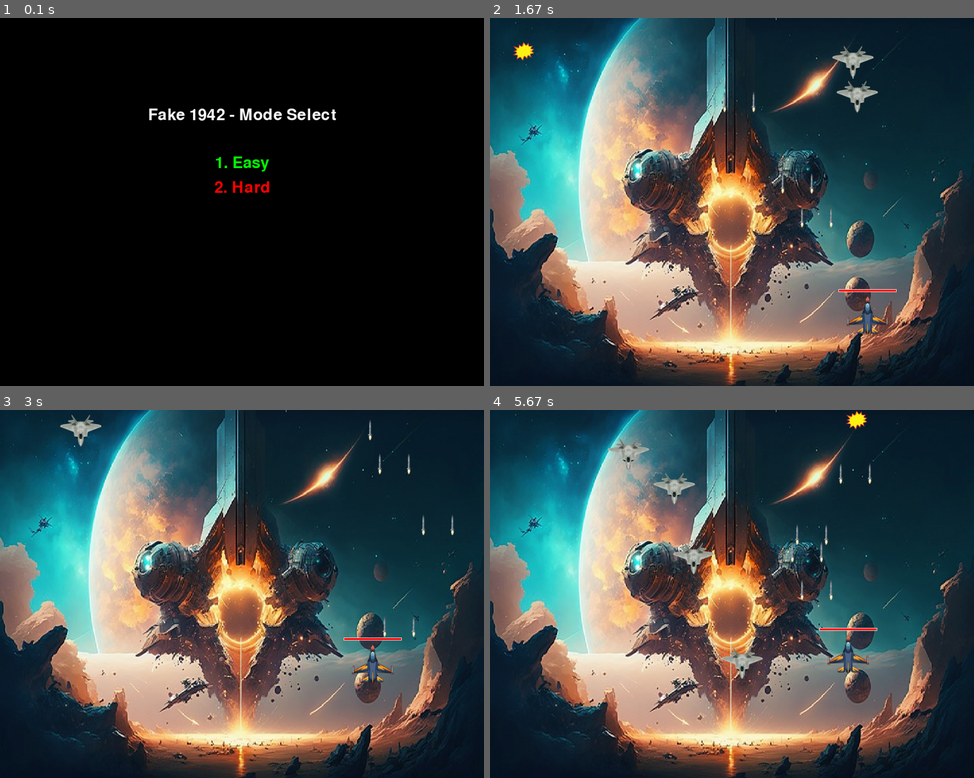
Above: before the commit, frames 1-4 (two rows, left to right).
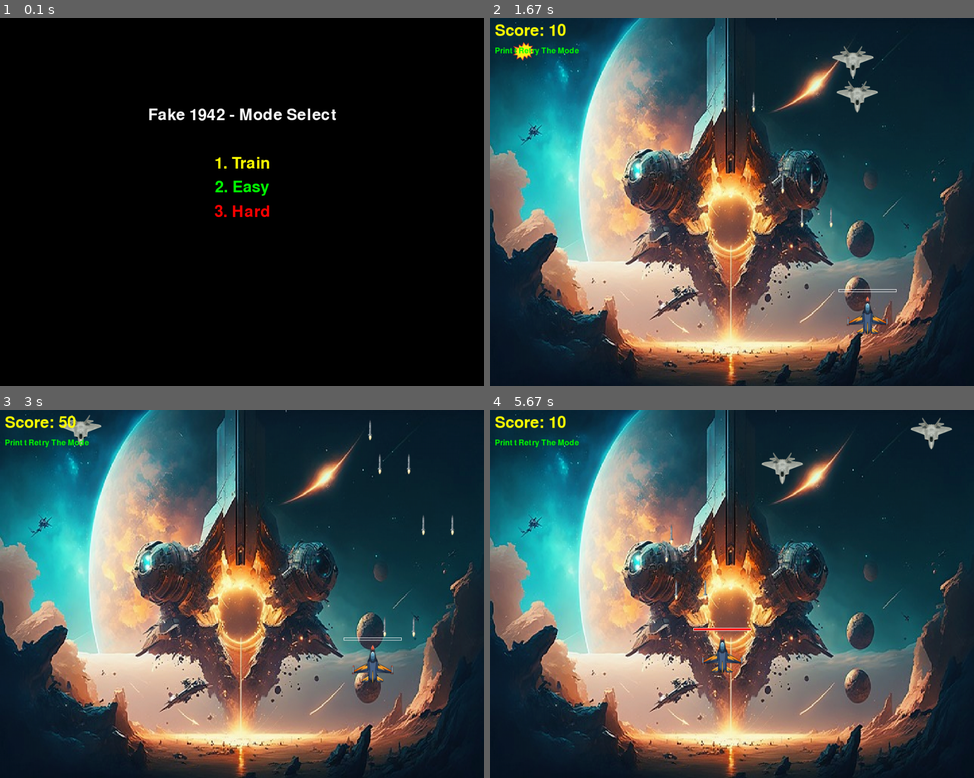
Above: after the commit, the same moments.

Repository: ray50112/pygame1945
Game: pygame game, started from main.py
Same seed, same stepped clock (60 frames per second), same inputs: the game is played once before the commit and once after it.
Inputs:
- Up to frame 1 (0.1 s): no input
- Up to frame 2 (1.67 s): tap 1 at 0.33 s; hold Space 0.67-1.13 s; hold D 0.67-1.13 s; hold D 1.17-1.63 s; tap Space at 1.23, 1.53 s
- Up to frame 3 (3 s): hold W 1.67-1.97 s; tap Space at 1.73, 2.07, 2.37, 2.57, 2.87 s; hold D 2-2.47 s; hold A from 2.5 s (still down)
- Up to frame 4 (5.67 s): release A at 3.03 s; hold S 3.07-3.37 s; tap Space at 3.13, 3.8, 4.1, 4.57, 4.87, 5, 5.4 s; tap T at 3.4 s; hold R 3.73-4.13 s; tap 2 at 4.17 s; hold A 4.5-4.9 s; hold W 4.93-5.3 s; hold D from 5.33 s (still down)

The runs differ from the first frame. In frame 1, 0.6% of the frame differs, in the area x 44-56%, y 37-55%; in frame 2, 0.5%; in frame 3, 0.5%; in frame 4, 3.2%, in the area x 1-96%, y 0-74%.

Commit message:
add score & restart

Diff:
--- a/main.py
+++ b/main.py
@@ -4,138 +4,152 @@
 from mymissile import MyMissile
 from myenemy import Enemy
 from myexplosion import Explosion
-from mymenu import Menu, GameOver
+from mymenu import Menu, GameOver, ScoreBoard
 import random
 
-parent_path = Path(__file__).parents[0]
-image_path = parent_path / 'res'
-print(image_path)
-icon_path = image_path / 'airplane.png'
+def main():
+    parent_path = Path(__file__).parents[0]
+    image_path = parent_path / 'res'
+    print(image_path)
+    icon_path = image_path / 'airplane.png'
 
-Missiles = []
-Enemys = []
-Booms = []
+    Missiles = []
+    Enemys = []
+    Booms = []
 
-pygame.init()
+    pygame.init()
 
-launchMissile = pygame.USEREVENT + 1
-launchEnemy = pygame.USEREVENT + 2
-screenHigh = 760
-screenWidth = 1000
-playground = [screenWidth, screenHigh]
-screen = pygame.display.set_mode((screenWidth, screenHigh))
+    launchMissile = pygame.USEREVENT + 1
+    launchEnemy = pygame.USEREVENT + 2
+    screenHigh = 760
+    screenWidth = 1000
+    playground = [screenWidth, screenHigh]
+    screen = pygame.display.set_mode((screenWidth, screenHigh))
 
-font = pygame.font.SysFont(None, 48)
-menu = Menu(screen, font)
-mode, enemy_interval = menu.run()
+    font = pygame.font.SysFont(None, 48)
+    font1 = pygame.font.SysFont(None, 24)
+    menu = Menu(screen, font)
+    menu.run()
+    scoreboard = ScoreBoard(screen, font, font1)
+    pygame.display.set_caption('Fake 1942')
+    icon = pygame.image.load(icon_path)
+    pygame.display.set_icon(icon)
+    bg_path = image_path / 'bg.jpg'
+    background = pygame.image.load(bg_path).convert()
+    background = pygame.transform.scale(background, (screenWidth, screenHigh))
 
-pygame.display.set_caption('Fake 1942')
-icon = pygame.image.load(icon_path)
-pygame.display.set_icon(icon)
-bg_path = image_path / 'bg.jpg'
-background = pygame.image.load(bg_path).convert()
-background = pygame.transform.scale(background, (screenWidth, screenHigh))
+    running = True
+    fps = 120
+    clock = pygame.time.Clock()
+    movingScale = 600 / fps
+    player = Player(playground=playground, sensitivity=movingScale, maxhp = menu._hp)
+    keyCountX = 0
+    keyCountY = 0
+    pygame.time.set_timer(launchEnemy, menu._interval)
 
-running = True
-fps = 120
-clock = pygame.time.Clock()
-movingScale = 600 / fps
-player = Player(playground=playground, sensitivity=movingScale)
-keyCountX = 0
-keyCountY = 0
-pygame.time.set_timer(launchEnemy, enemy_interval)
+    while running:
 
-while running:
+        for event in pygame.event.get():
+            if event.type == pygame.QUIT:
+                running =False
 
-    for event in pygame.event.get():
-        if event.type == pygame.QUIT:
-            running =False
-
-        if event.type == launchMissile:
-            m_x = player.x + 20
-            m_y = player.y
-            Missiles.append(MyMissile(xy=(m_x, m_y), playground=playground, sensitivity=movingScale))
-            m_x = player.x + 80
-            Missiles.append(MyMissile(playground, (m_x, m_y), movingScale))
-
-        if event.type == launchEnemy:
-            m_x = random.randint(50, screenWidth - 100)
-            m_y = -50
-            Enemys.append(Enemy(xy=(m_x, m_y), playground=playground, sensitivity=movingScale))
-
-
-        if event.type == pygame.KEYDOWN:
-            if event.key == pygame.K_a:
-                keyCountX += 1
-                player.to_the_left()
-            if event.key == pygame.K_d:
-                keyCountX += 1
-                player.to_the_right()
-            if event.key == pygame.K_s:
-                keyCountY += 1
-                player.to_the_bottom()
-            if event.key == pygame.K_w:
-                keyCountY += 1
-                player.to_the_top()
-            if event.key == pygame.K_SPACE:
+            if event.type == launchMissile:
                 m_x = player.x + 20
                 m_y = player.y
                 Missiles.append(MyMissile(xy=(m_x, m_y), playground=playground, sensitivity=movingScale))
                 m_x = player.x + 80
                 Missiles.append(MyMissile(playground, (m_x, m_y), movingScale))
-                pygame.time.set_timer(launchMissile, 400)
+
+            if event.type == launchEnemy:
+                m_x = random.randint(50, screenWidth - 100)
+                m_y = -50
+                Enemys.append(Enemy(xy=(m_x, m_y), playground=playground, sensitivity=menu._movingScale))
 
 
-        if event.type == pygame.KEYUP:
-            if event.key == pygame.K_a or event.key == pygame.K_d:
-                if keyCountX == 1:
-                    keyCountX = 0
-                    player.stop_x()
-                else:
-                    keyCountX -= 1
-            if event.key == pygame.K_s or event.key == pygame.K_w:
-                if keyCountY == 1:
-                    keyCountY = 0
-                    player.stop_y()
-                else:
-                    keyCountY -= 1
-            if event.key == pygame.K_SPACE:
-                pygame.time.set_timer(launchMissile, 0)
+            if event.type == pygame.KEYDOWN:
+                if event.key == pygame.K_a:
+                    keyCountX += 1
+                    player.to_the_left()
+                if event.key == pygame.K_d:
+                    keyCountX += 1
+                    player.to_the_right()
+                if event.key == pygame.K_s:
+                    keyCountY += 1
+                    player.to_the_bottom()
+                if event.key == pygame.K_w:
+                    keyCountY += 1
+                    player.to_the_top()
+                if event.key == pygame.K_SPACE:
+                    m_x = player.x + 20
+                    m_y = player.y
+                    Missiles.append(MyMissile(xy=(m_x, m_y), playground=playground, sensitivity=movingScale))
+                    m_x = player.x + 80
+                    Missiles.append(MyMissile(playground, (m_x, m_y), movingScale))
+                    pygame.time.set_timer(launchMissile, 400)
+                if event.key == pygame.K_t:
+                    game_over = GameOver(screen, font, menu._selected_mode)
+                    game_over.run()
+                    return game_over._result  # 重新開始或退出由使用者決定
 
-    screen.blit(background, (0,0))
-
-    player.collision_detect(Enemys)
-    for e in Missiles:
-        e.collision_detect(Enemys)
-
-    for e in Enemys:
-        if e._collided:
-            Booms.append(Explosion(e._center))
-
-    Missiles = [item for item in Missiles if item._available]
-    for m in Missiles:
-        m.update()
-        screen.blit(m._image, m.xy)
-
-    Enemys = [item for item in Enemys if item._available]
-    for e in Enemys:
-        e.update()
-        screen.blit(e._image, e.xy)
+            if event.type == pygame.KEYUP:
+                if event.key == pygame.K_a or event.key == pygame.K_d:
+                    if keyCountX == 1:
+                        keyCountX = 0
+                        player.stop_x()
+                    else:
+                        keyCountX -= 1
+                if event.key == pygame.K_s or event.key == pygame.K_w:
+                    if keyCountY == 1:
+                        keyCountY = 0
+                        player.stop_y()
+                    else:
+                        keyCountY -= 1
+                if event.key == pygame.K_SPACE:
+                    pygame.time.set_timer(launchMissile, 0)
 
 
-    player.update()
-    screen.blit(player._image, player.xy)
-    player.draw_hp_bar(screen)
-    if not player._available:
-        game_over = GameOver(screen, font)
-        game_over.run()
+        screen.blit(background, (0,0))
 
-    Booms = [item for item in Booms if item._available]
-    for e in Booms:
-        e.update()
-        screen.blit(e._image, e.xy)
+        player.collision_detect(Enemys)
+        for e in Missiles:
+            e.collision_detect(Enemys)
 
-    pygame.display.update()
-    dt = clock.tick(fps)
+        for e in Enemys:
+            if e._collided:
+                Booms.append(Explosion(e._center))
+                scoreboard.add(10)
 
-pygame.quit()
+        Missiles = [item for item in Missiles if item._available]
+        for m in Missiles:
+            m.update()
+            screen.blit(m._image, m.xy)
+
+        Enemys = [item for item in Enemys if item._available]
+        for e in Enemys:
+            e.update()
+            screen.blit(e._image, e.xy)
+
+
+        player.update()
+        screen.blit(player._image, player.xy)
+        player.draw_hp_bar(screen)
+        if not player._available:
+            game_over = GameOver(screen, font, menu._selected_mode)
+            game_over.run()
+            return game_over._result
+
+        Booms = [item for item in Booms if item._available]
+        for e in Booms:
+            e.update()
+            screen.blit(e._image, e.xy)
+        scoreboard.draw()
+        pygame.display.update()
+        dt = clock.tick(fps)
+
+    pygame.quit()
+
+
+while True:
+    restart = main()
+    if not restart:
+        break
--- a/mymenu.py
+++ b/mymenu.py
@@ -4,21 +4,25 @@
     def __init__(self, screen, font):
         self.screen = screen
         self.font = font
-        self.selected_mode = None
-        self.enemy_interval = 0
+        self._selected_mode = None
+        self._interval = 0
+        self._hp = 0
+        self._movingScale = 0
 
     def run(self):
-        while self.selected_mode is None:
+        while self._selected_mode is None:
             self.screen.fill((0, 0, 0))
             title = self.font.render("Fake 1942 - Mode Select", True, (255, 255, 255))
-            easy = self.font.render("1. Easy", True, (0, 255, 0))
-            hard = self.font.render("2. Hard", True, (255, 0, 0))
+            train = self.font.render("1. Train", True, (255, 255, 0))
+            easy = self.font.render("2. Easy", True, (0, 255, 0))
+            hard = self.font.render("3. Hard", True, (255, 0, 0))
 
             # 置中
             center_x = self.screen.get_width() // 2
             self.screen.blit(title, title.get_rect(center=(center_x, 200)))
-            self.screen.blit(easy, easy.get_rect(center=(center_x, 300)))
-            self.screen.blit(hard, hard.get_rect(center=(center_x, 350)))
+            self.screen.blit(train, train.get_rect(center=(center_x, 300)))
+            self.screen.blit(easy, easy.get_rect(center=(center_x, 350)))
+            self.screen.blit(hard, hard.get_rect(center=(center_x, 400)))
 
             pygame.display.flip()
 
@@ -28,33 +32,71 @@
                     exit()
                 elif event.type == pygame.KEYDOWN:
                     if event.key == pygame.K_1:
-                        self.selected_mode = "easy"
-                        self.enemy_interval = 400
+                        self._selected_mode = "train"
+                        self._interval = 400
+                        self._hp = float('inf')  # 血量無限大
+                        self._movingScale = 5
                     elif event.key == pygame.K_2:
-                        self.selected_mode = "hard"
-                        self.enemy_interval = 800
-        return self.selected_mode, self.enemy_interval
+                        self._selected_mode = "easy"
+                        self._interval = 400
+                        self._hp = 100
+                        self._movingScale = 5
+                    elif event.key == pygame.K_3:
+                        self._selected_mode = "hard"
+                        self._interval = 800
+                        self._hp = 10
+                        self._movingScale = 10
 
 class GameOver:
-    def __init__(self, screen, font):
+    def __init__(self, screen, font, mode):
         self.screen = screen
         self.font = font
+        self._result = None
+        self._mode = mode
 
     def run(self):
         while True:
             self.screen.fill((0, 0, 0))
             msg = self.font.render("Game Over", True, (255, 0, 0))
+            tip1 = self.font.render("Press R to Restart", True, (0, 255, 0))
             tip = self.font.render("Press ESC to Quit", True, (255, 255, 255))
 
             center_x = self.screen.get_width() // 2
             self.screen.blit(msg, msg.get_rect(center=(center_x, 300)))
+            self.screen.blit(tip1, tip1.get_rect(center=(center_x, 350)))
             self.screen.blit(tip, tip.get_rect(center=(center_x, 400)))
 
             pygame.display.flip()
 
             for event in pygame.event.get():
-                if event.type == pygame.QUIT or (
-                    event.type == pygame.KEYDOWN and event.key == pygame.K_ESCAPE
-                ):
-                    pygame.quit()
-                    exit()
+                if event.type == pygame.QUIT or (event.type == pygame.KEYDOWN and event.key == pygame.K_ESCAPE):
+                    self._result = False
+                    return
+                elif event.type == pygame.KEYDOWN and event.key == pygame.K_r:
+                    self._result = True
+                    return  # 返回呼叫者 → 代表要重新開始
+                elif event.type == pygame.KEYDOWN and event.key == pygame.K_t:
+                    self._result = True
+                    return
+
+class ScoreBoard:
+    def __init__(self, screen, font, smallfont, x=10, y=10, color=(255, 255, 0)):
+        self.screen = screen
+        self.font = font
+        self.smallfont = smallfont
+        self._score = 0
+        self._x = x
+        self._y = y
+        self._color = color
+
+    def add(self, points):
+        self._score += points
+
+    def reset(self):
+        self._score = 0
+
+    def draw(self):
+        text = self.font.render(f"Score: {self._score}", True, (255, 255, 0))
+        self.screen.blit(text, (self._x, self._y))
+        text2 = self.smallfont.render(f"Print t Retry The Mode", True, (0, 255, 0))
+        self.screen.blit(text2, (self._x, self._y + 50))
--- a/player.py
+++ b/player.py
@@ -5,7 +5,7 @@
 
 class Player(GameObject):
 
-    def __init__(self, playground, xy=None, sensitivity=1):
+    def __init__(self, playground, xy=None, sensitivity=1, maxhp=100):
         GameObject.__init__(self, playground)
         self._moveScale = 0.5 * sensitivity
         __parent_path = Path(__file__).parent
@@ -13,8 +13,8 @@
         self._image = pygame.image.load(self.__player_path)
         self._center = self._x + self._image.get_rect().w / 2, self._y + self._image.get_rect().h / 2
         self._radius = 0.3 * math.hypot(self._image.get_rect().w, self._image.get_rect().h)
-        self._max_hp = 100
-        self._hp = 100
+        self._max_hp = maxhp
+        self._hp = maxhp
         if xy is None:
             self._x = (self._playground[0]-self._image.get_rect().w) / 2
             self._y = 3 * self._playground[1] / 4
